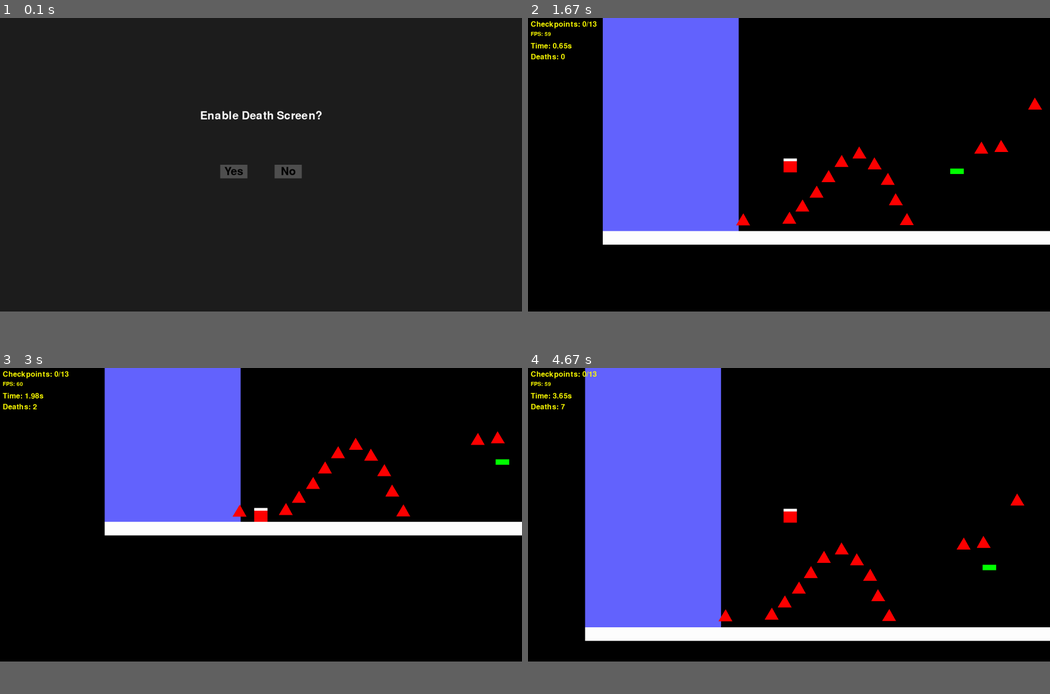
Above: before the commit, frames 1-4 (two rows, left to right).
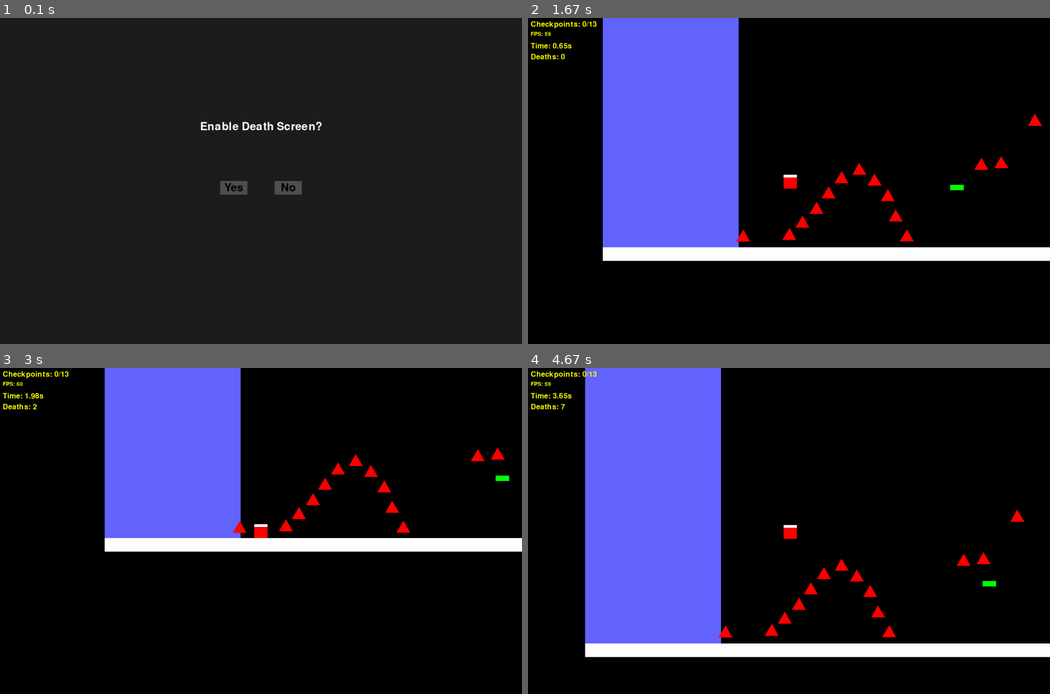
Above: after the commit, the same moments.

Repository: Penguin26637/Public_Games
Game: pygame game, started from main.py
Same seed, same stepped clock (60 frames per second), same inputs: the game is played once before the commit and once after it.
Inputs:
- Up to frame 1 (0.1 s): no input
- Up to frame 2 (1.67 s): click "Yes" at 0.38 s; click "Yes" at 0.72 s; tap Space at 1 s; hold Right from 1.33 s (still down)
- Up to frame 3 (3 s): release Right at 1.8 s; hold Up 1.83-2.13 s; hold Right 2.17-2.63 s; hold Left from 2.67 s (still down)
- Up to frame 4 (4.67 s): release Left at 3.2 s; hold Left 3.23-3.63 s; hold Up 3.67-4.03 s; hold Right from 4.07 s (still down)
In our replay, the window is 900x506 before the commit and 900x562 after it. These sizes can differ from the game's own. Grey fills any space a smaller window leaves; there, only what the larger window draws over its background counts as a difference.

The runs differ from the first frame. In frame 1, 1.4% of the frame differs, in the area x 38-62%, y 28-55%; in frame 2, 9.2%; in frame 3, 8.5%; in frame 4, 9.6%, in the area x 10-100%, y 38-89%.

Commit message:
Update main.py

Diff:
--- a/main.py
+++ b/main.py
@@ -62,8 +62,8 @@
 
 # --- Init ---
 pygame.init()
-screen = pygame.display.set_mode((1920, 1080))
-screen_height = 1080
+screen = pygame.display.set_mode((1920, 1200))
+screen_height = 1200
 screen_width = 1920
 clock = pygame.time.Clock()
 
@@ -767,4 +767,5 @@
     pygame.quit()
 
 # Run the game
+
 asyncio.run(main())
